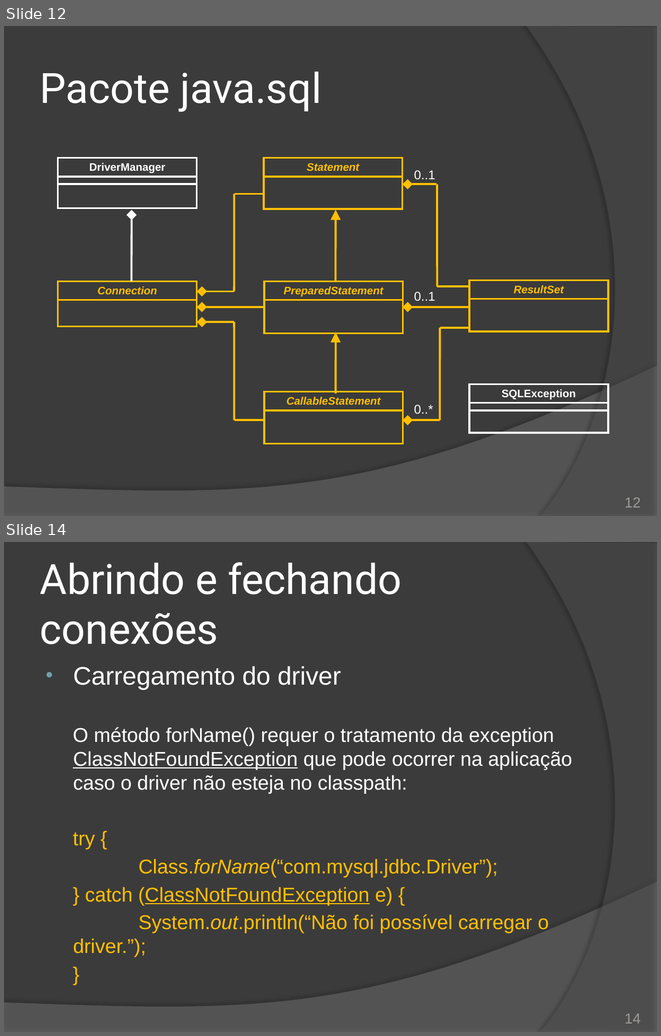
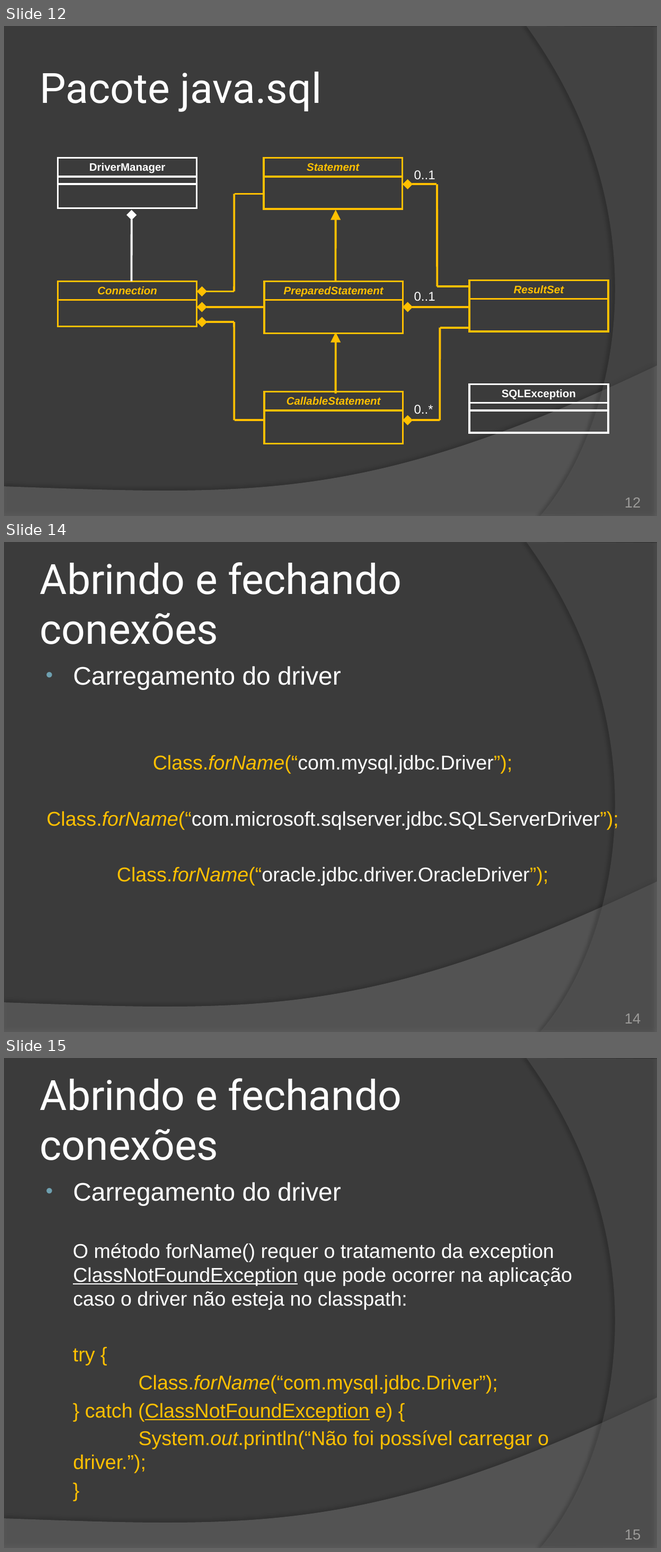
Before and after one commit to duchesqui/slzvieira-training, a slide deck: 2-Java-Programmer-Modulo-II/19.Capitulo11.pptx. Shown one above the other, each under a label of ours: slides 12 and 14 before the commit, slides 12, 14 and 15 after it; the slides between them are not shown. The pictures are 661x1036 and 661x1552 pixels, drawn with LibreOffice and Linux fonts; fonts in the diff are those of the drawing. Boxes give left, top, right and bottom in pixels: in the first picture for what was removed or moved away, otherwise in the second. Text is boxed around its words. In the diff, an @@ line names an element or a change of style, - is before the commit and + after.

```diff
--- a/2-Java-Programmer-Modulo-II/19.Capitulo11.pptx
+++ b/2-Java-Programmer-Modulo-II/19.Capitulo11.pptx
@@ slide 14 added at (4, 542, 657, 1032), background #3B3B3B; not listed: 2 template elements that a slide beside it also shows @@
@@ title added at (40, 562, 402, 644), 46 pt, text #FFFFFF @@
+Abrindo e fechando conexões
@@ text added at (46, 666, 618, 885), 22 pt, text #FFFFFF @@
+• Carregamento do driver
+Class.forName(“com.mysql.jdbc.Driver”);
+Class.forName(“com.microsoft.sqlserver.jdbc.SQLServerDriver”);
+Class.forName(“oracle.jdbc.driver.OracleDriver”);
@@ page number added at (625, 1013, 641, 1023), 16 pt, text #9D9B9A @@
+14
@@ what was slide 14 is now slide 15 @@
@@ page number at (625, 1529, 641, 1539): text changed @@
-14
+15
```
Also in this commit, not shown: 3 slides changed, 33 other files.
